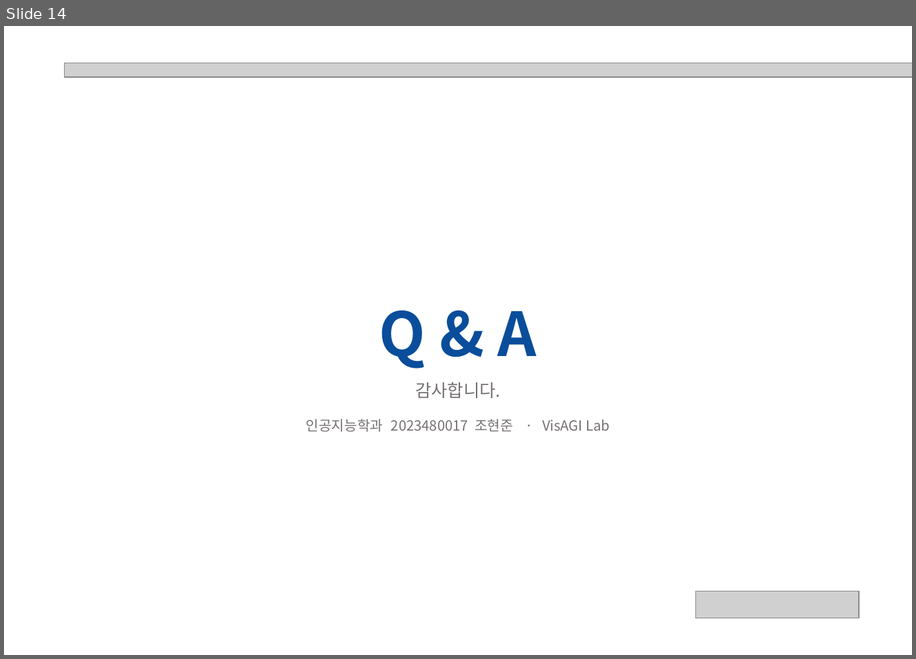
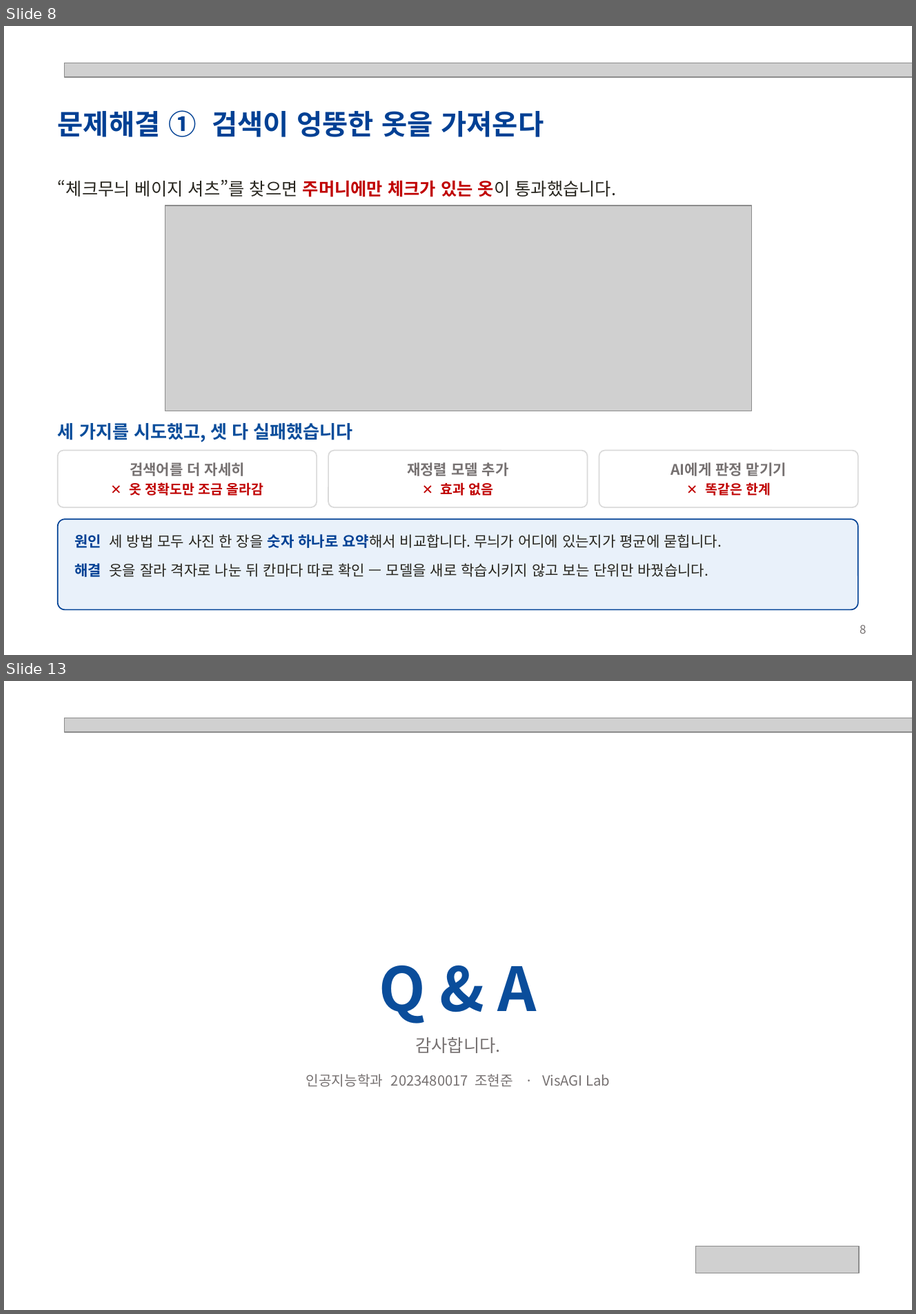
Before and after one commit to hjhj6411/tpo, a slide deck: presentation/POD-Bench_성과발표.pptx. Shown one above the other, each under a label of ours: slide 14 before the commit, slides 8 and 13 after it; the slides between them are not shown. The pictures are 916x659 and 916x1314 pixels, drawn with LibreOffice and Linux fonts; fonts in the diff are those of the drawing; grey boxes stand for pictures. Boxes give left, top, right and bottom in pixels: in the first picture for what was removed or moved away, otherwise in the second. Text is boxed around its words. In the diff, an @@ line names an element or a change of style, - is before the commit and + after.

```diff
--- a/presentation/POD-Bench_성과발표.pptx
+++ b/presentation/POD-Bench_성과발표.pptx
@@ slide 8 added at bbox=[4, 26, 912, 655], background #FFFFFF @@
@@ picture added at bbox=[64, 63, 912, 77] @@
@@ text added at bbox=[58, 110, 544, 137], 24 pt, text #004094, bold @@
+문제해결 ① 검색이 엉뚱한 옷을 가져온다
@@ text added at bbox=[58, 180, 617, 197], 15 pt, text #27251E @@
+“체크무늬 베이지 셔츠”를 찾으면 주머니에만 체크가 있는 옷이 통과했습니다.
@@ picture added at bbox=[165, 205, 752, 411] @@
@@ text added at bbox=[58, 423, 353, 442], 15.5 pt, text #0A4D9B, bold @@
+세 가지를 시도했고, 셋 다 실패했습니다
@@ rounded rectangle added at bbox=[58, 450, 317, 507], fill #FFFFFF, outline #D9D9D9 1 pt, 11.5 pt, text #C00000, bold @@
+검색어를 더 자세히
+✕ 옷 정확도만 조금 올라감
@@ rounded rectangle added at bbox=[328, 450, 588, 507], fill #FFFFFF, outline #D9D9D9 1 pt, 12.5 pt, text #767171, bold @@
+재정렬 모델 추가
+✕ 효과 없음
@@ rounded rectangle added at bbox=[599, 450, 858, 507], fill #FFFFFF, outline #D9D9D9 1 pt, 12.5 pt, text #767171, bold @@
+AI에게 판정 맡기기
+✕ 똑같은 한계
@@ rounded rectangle added at bbox=[58, 519, 858, 610], fill #E9F1FA, outline #004094 1 pt @@
@@ text added at bbox=[74, 534, 722, 577], 12.5 pt, text #27251E @@
+원인 세 방법 모두 사진 한 장을 숫자 하나로 요약해서 비교합니다. 무늬가 어디에 있는지가 평균에 묻힙니다.
+해결 옷을 잘라 격자로 나눈 뒤 칸마다 따로 확인 — 모델을 새로 학습시키지 않고 보는 단위만 바꿨습니다.
@@ text added at bbox=[860, 624, 866, 633], 10 pt, text #767171 @@
+8
@@ what was slide 14 is now slide 13 @@
```
Also in this commit, not shown: 5 slides changed, 6 other slides added, 8 slides removed, 10 other files.
